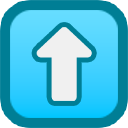
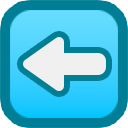
Layer changes from the first 128x128 image to the second:
renamed "Triangle 1" to "Rectangle 2", painted on it over [23, 27, 106, 101]
removed layer "Background" over [17, 22, 112, 106]
